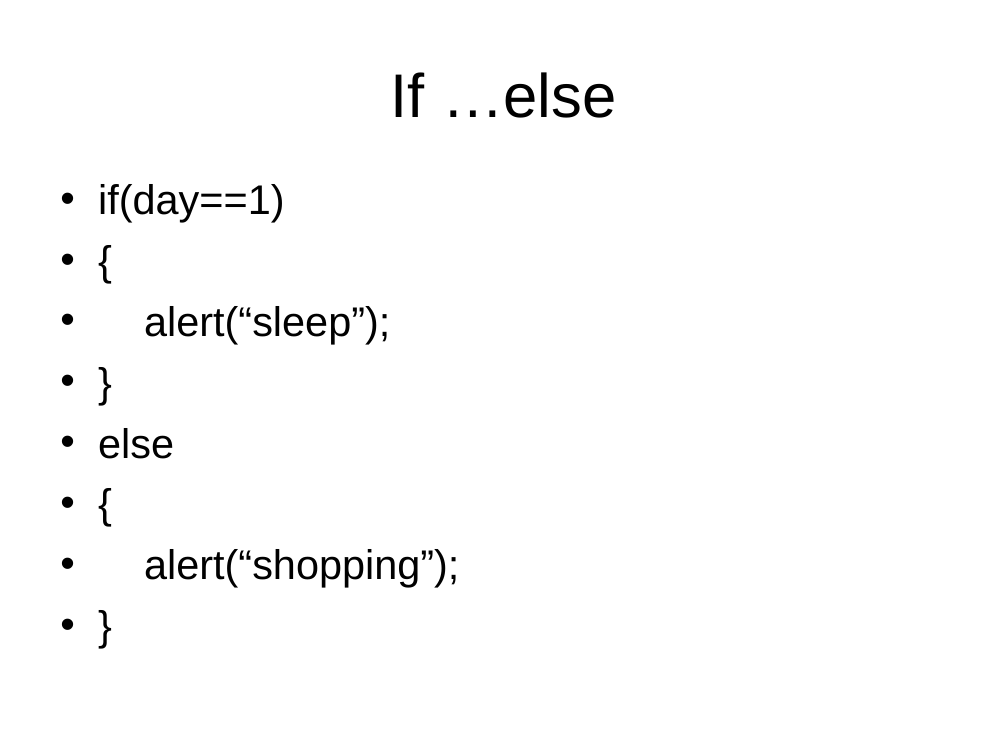
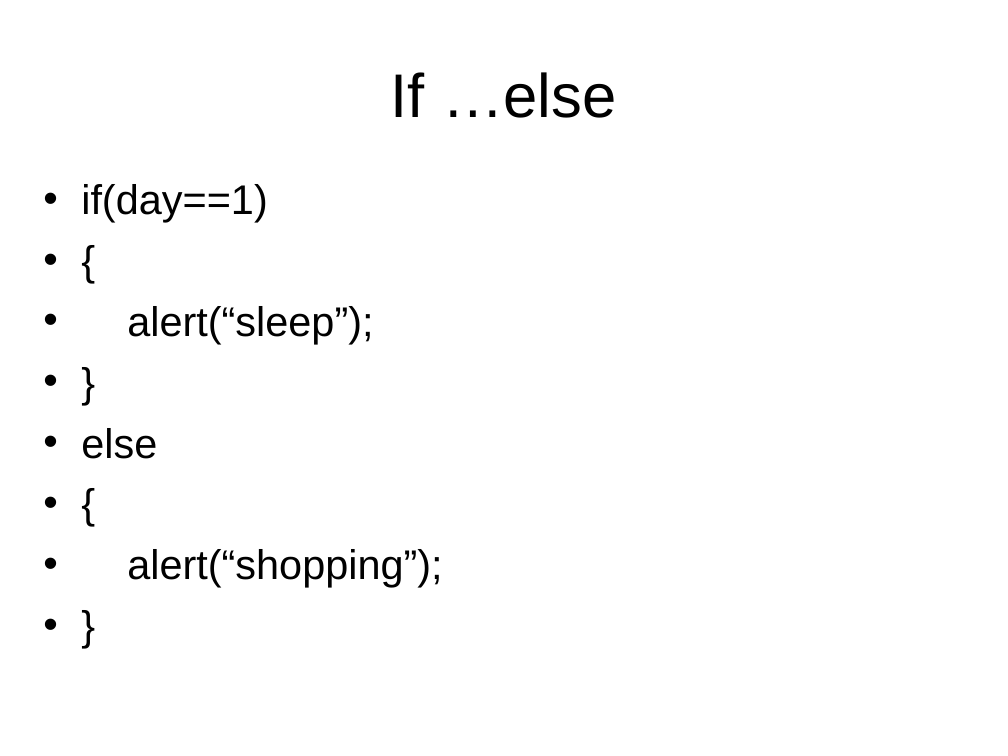
Before and after one commit to cd-vr1class/homework, a slide deck: slide 4 of ppt/7-11if语句.ppt. Drawn at 1008x756 pixels with LibreOffice and Linux fonts; fonts in the diff are those of the drawing. Boxes give left, top, right and bottom in pixels: in the first picture for what was removed or moved away, otherwise in the second. Text is boxed around its words. In the diff, an @@ line names an element or a change of style, - is before the commit and + after.

```diff
--- a/ppt/7-11if语句.ppt
+++ b/ppt/7-11if语句.ppt
@@ text "if(day==1)": place and size @@
-text "if(day==1)" at bbox=[98, 184, 459, 587]
+text "if(day==1)" at bbox=[81, 184, 442, 587]
```
Also in this commit, not shown: 1 other slide changed, 5 other files.
